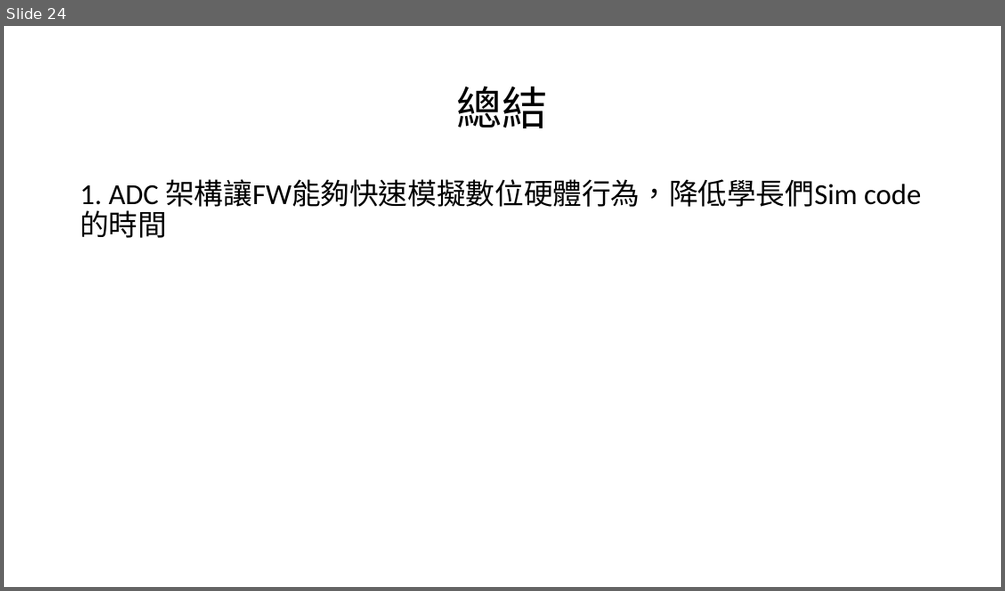
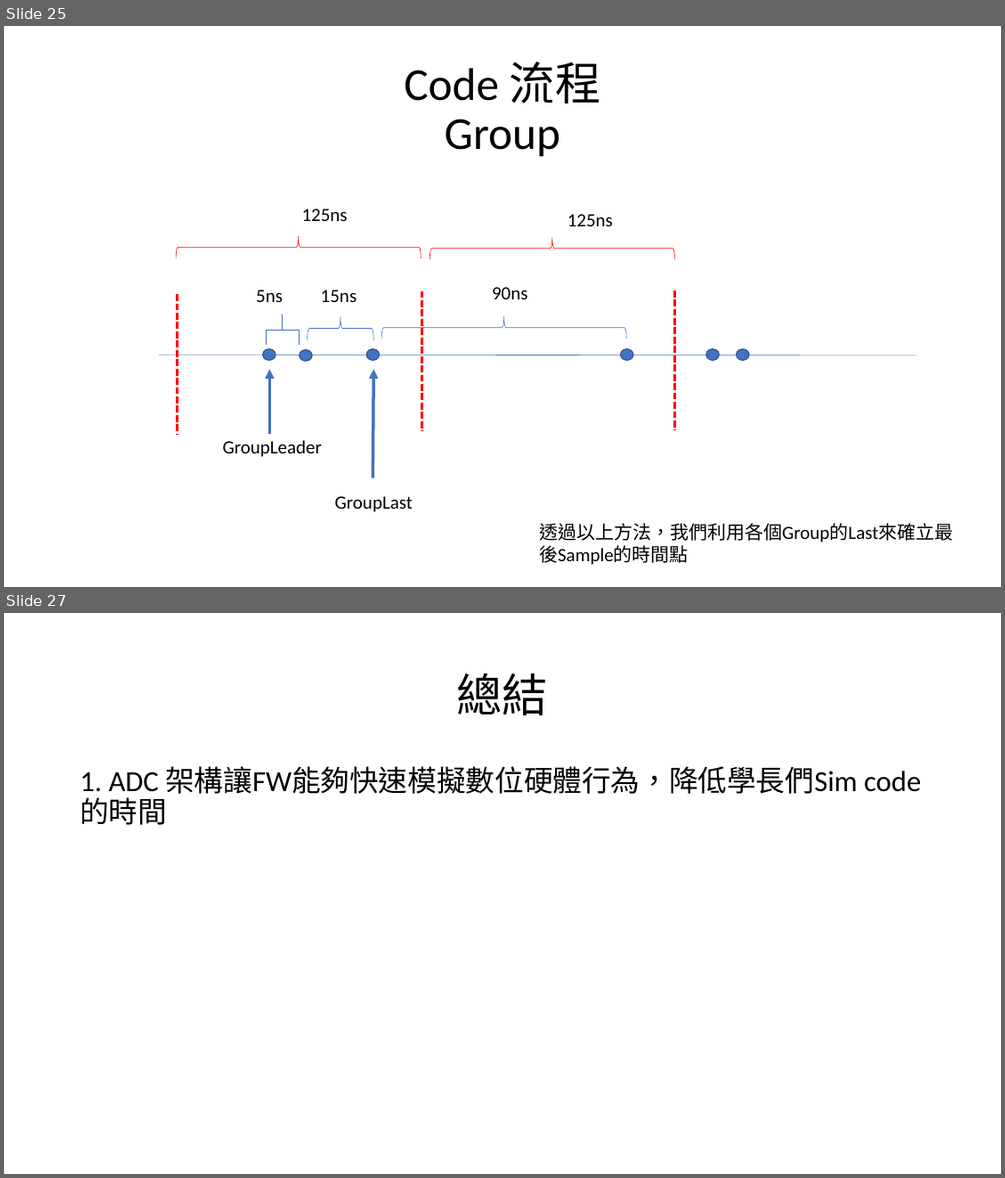
Before and after one commit to a0910281835/Summrary_PDF, a slide deck: Project_Summary_pdf/Project_Summary.pptx. Shown one above the other, each under a label of ours: slide 24 before the commit, slides 25 and 27 after it; the slides between them are not shown. The pictures are 1005x591 and 1005x1178 pixels, drawn with LibreOffice and Linux fonts; fonts in the diff are those of the drawing. Boxes give left, top, right and bottom in pixels: in the first picture for what was removed or moved away, otherwise in the second. Text is boxed around its words. In the diff, an @@ line names an element or a change of style, - is before the commit and + after.

Commit message:
* Group Sample Page

```diff
--- a/Project_Summary_pdf/Project_Summary.pptx
+++ b/Project_Summary_pdf/Project_Summary.pptx
@@ slide 25 added at <box>4,26,1001,587</box>, background #FFFFFF @@
@@ title added at <box>404,62,601,157</box>, 44 pt, text #000000 @@
+Code 流程
+Group
@@ text added at <box>302,208,348,221</box>, 18 pt, text #000000 @@
+125ns
@@ right brace added at <box>176,236,421,258</box>, outline #FF0000 0.5 pt @@
@@ right brace added at <box>429,237,675,259</box>, outline #FF0000 0.5 pt @@
@@ text added at <box>567,214,613,226</box>, 18 pt, text #000000 @@
+125ns
@@ text added at <box>256,289,283,302</box>, 18 pt, text #000000 @@
+5ns
@@ text added at <box>321,289,356,302</box>, 18 pt, text #000000 @@
+15ns
@@ line added from (422, 290) to (422, 431), #FF0000 2.25 pt dashed @@
@@ text added at <box>492,287,527,299</box>, 18 pt, text #000000 @@
+90ns
@@ line added from (675, 290) to (675, 431), #FF0000 2.25 pt dashed @@
@@ line added from (177, 294) to (177, 435), #FF0000 2.25 pt dashed @@
@@ right brace added at <box>266,314,299,345</box>, outline #4472C4 0.5 pt @@
@@ right brace added at <box>307,316,373,340</box>, outline #4472C4 0.5 pt @@
@@ right brace added at <box>381,316,627,338</box>, outline #4472C4 0.5 pt @@
@@ line added from (159, 354) to (916, 355), #4472C4 0.5 pt @@
@@ ellipse added at <box>263,349,275,361</box>, fill #4472C4, outline #325491 1 pt @@
@@ arrow added from (269, 435) to (269, 370), #4472C4 3 pt @@
@@ ellipse added at <box>299,350,312,361</box>, fill #4472C4, outline #325491 1 pt @@
@@ ellipse added at <box>367,349,380,361</box>, fill #4472C4, outline #325491 1 pt @@
@@ arrow added from (372, 477) to (373, 370), #4472C4 3 pt @@
@@ ellipse added at <box>620,349,633,361</box>, fill #4472C4, outline #325491 1 pt @@
@@ ellipse added at <box>706,349,719,361</box>, fill #4472C4, outline #325491 1 pt @@
@@ ellipse added at <box>736,349,749,361</box>, fill #4472C4, outline #325491 1 pt @@
@@ text added at <box>223,440,322,457</box>, 18 pt, text #000000 @@
+GroupLeader
@@ text added at <box>335,496,413,512</box>, 18 pt, text #000000 @@
+GroupLast
@@ text added at <box>539,523,953,542</box>, 18 pt, text #000000 @@
+透過以上方法，我們利用各個Group的Last來確立最後Sample的時間點
@@ what was slide 24 is now slide 27 @@
```
Also in this commit, not shown: 2 slides changed, 2 other slides added.
